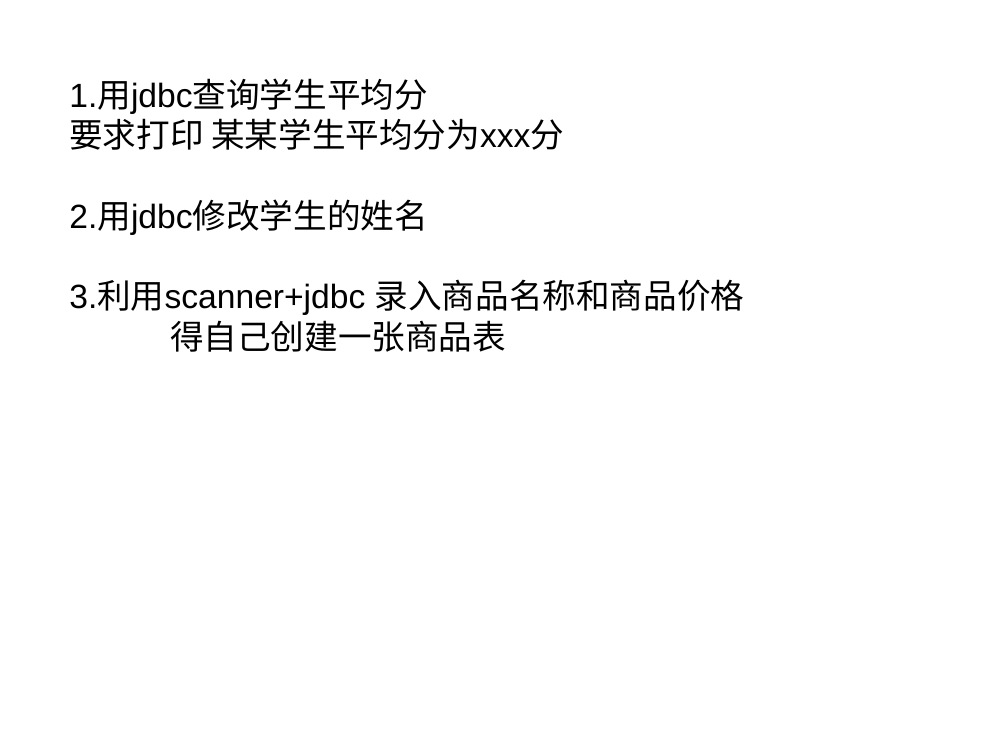
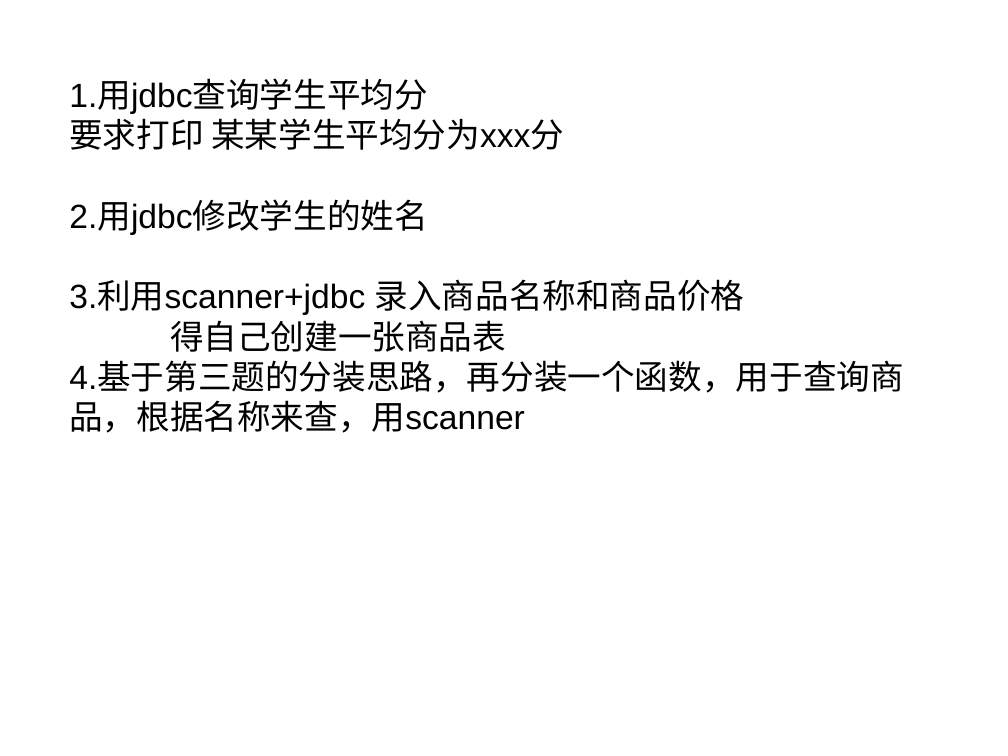
Before and after one commit to ywz147258/mnuSE1802, a slide deck: slide 1 of 1.ppt. Drawn at 1008x756 pixels with LibreOffice and Linux fonts; fonts in the diff are those of the drawing. Boxes give left, top, right and bottom in pixels: in the first picture for what was removed or moved away, otherwise in the second. Text is boxed around its words. In the diff, an @@ line names an element or a change of style, - is before the commit and + after.

```diff
--- a/1.ppt
+++ b/1.ppt
@@ text at [69,362,903,433]: paragraph added @@
+4.基于第三题的分装思路，再分装一个函数，用于查询商品，根据名称来查，用scanner
```
Also in this commit, not shown: 5 other files.
